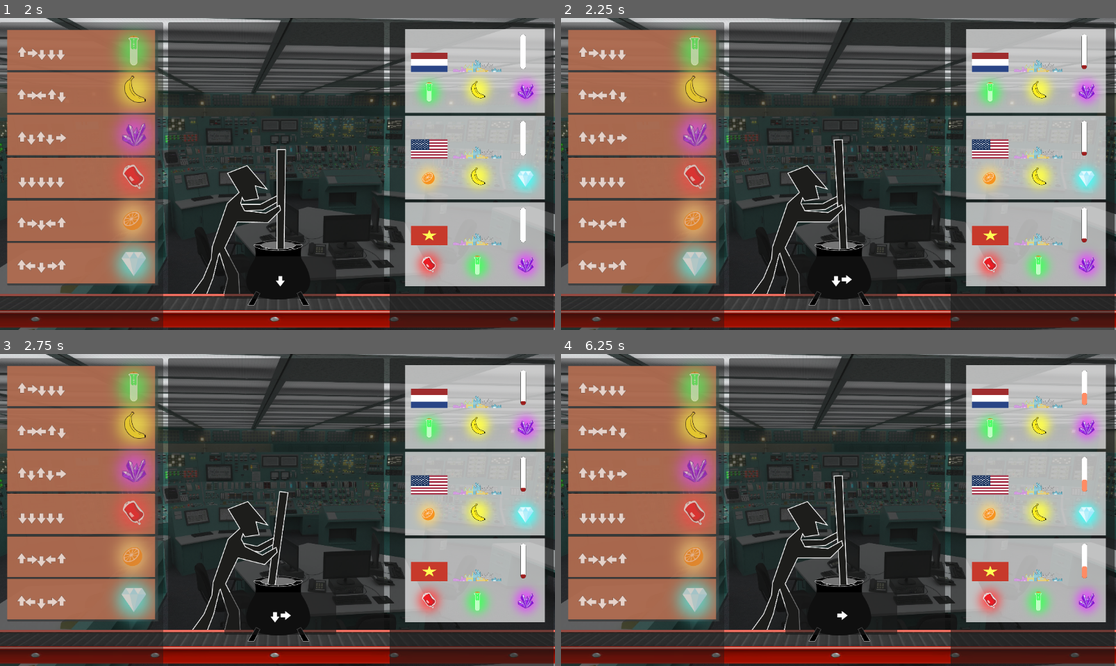
Above: before the commit, frames 1-4 (two rows, left to right).
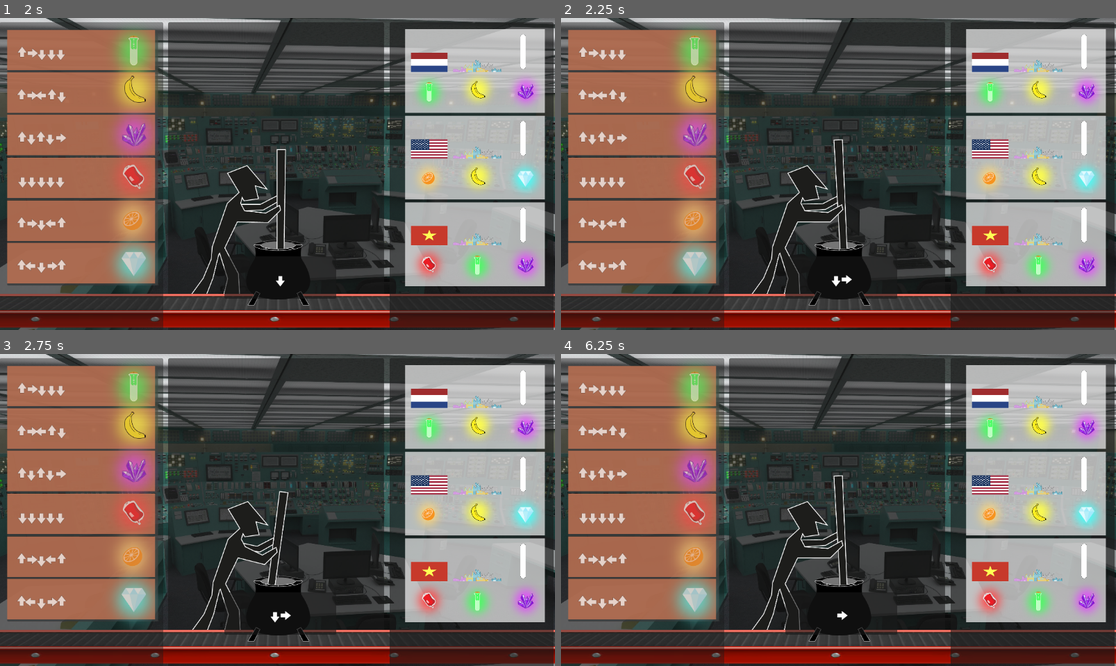
Above: after the commit, the same moments.

Repository: MelissaEPFL/OrbitalGameJam2025
Game: Godot game, scene res://main.tscn
Two runs of this game, one before a commit and one after it. Both use one fixed random seed, a clock stepped at 60 frames per second and the inputs below. Sound files missing from this copy of the repository are replaced by a short silence.
Inputs:
- Up to frame 1 (2 s): tap Enter at 0.5, 0.6 s; hold D 0.53-1.28 s; hold S from 1.28 s (still down); tap 1 at 1.35 s
- Up to frame 2 (2.25 s): release S at 2.03 s; hold D from 2.03 s (still down); tap 2 at 2.1 s
- Up to frame 3 (2.75 s): keep holding D
- Up to frame 4 (6.25 s): release D at 2.78 s; hold W 2.78-3.53 s; tap one key every 0.75 s from 2.85 s: 3 4 5 6 7; hold A 3.53-5.03 s; hold S 5.03-5.78 s; hold D from 5.78 s (still down)

Frame 1 is identical in both runs. In frame 2, 0.1% of the frame differs, in the area x 93-95%, y 5-72%; in frame 3, 0.1%; in frame 4, 0.2%.
Error in both runs: Invalid assignment of property or key 'loop' with value of type 'bool' on a base object of type 'AudioStreamPlayer2D'. (res://MusicManagement.gd:18)

Commit message:
Fixed the logic

Diff:
--- a/Game/condition_mort.gd
+++ b/Game/condition_mort.gd
@@ -7,10 +7,10 @@
 @onready var country2 = get_node("country2_with_offset")
 @onready var country3 = get_node("country3_with_offset")
 
-var health_step_increase_per_minute = 20
-var health_step_start = 20
+var health_step_increase_per_minute = 5
+var health_step_start = 10
 
-const ALIGNER = 5
+const ALIGNER = 1
 
 func _ready():
 	#initial health step
--- a/Game/country.gd
+++ b/Game/country.gd
@@ -74,12 +74,14 @@
 		last_time_increment = last_time_increment + time_step
 		print("oigejoiejrg")
 		print(country_health)
+		print(maximum_country_health)
 
 		country_health = country_health + health_step
 		if country_health > maximum_country_health:
 			country_health = maximum_country_health
 		# frame 1-8, frame 1 is unhealthy, frame 8 is healthy
-		_animation_healthbar.frame = round(country_health/health_step)
+		_animation_healthbar.frame = roundi(float(country_health)/float(maximum_country_health)*10)
+		print(_animation_healthbar.frame)
 		#print('update country health!')
 
 		# update city sprite depending on health and 3 frames of city health
